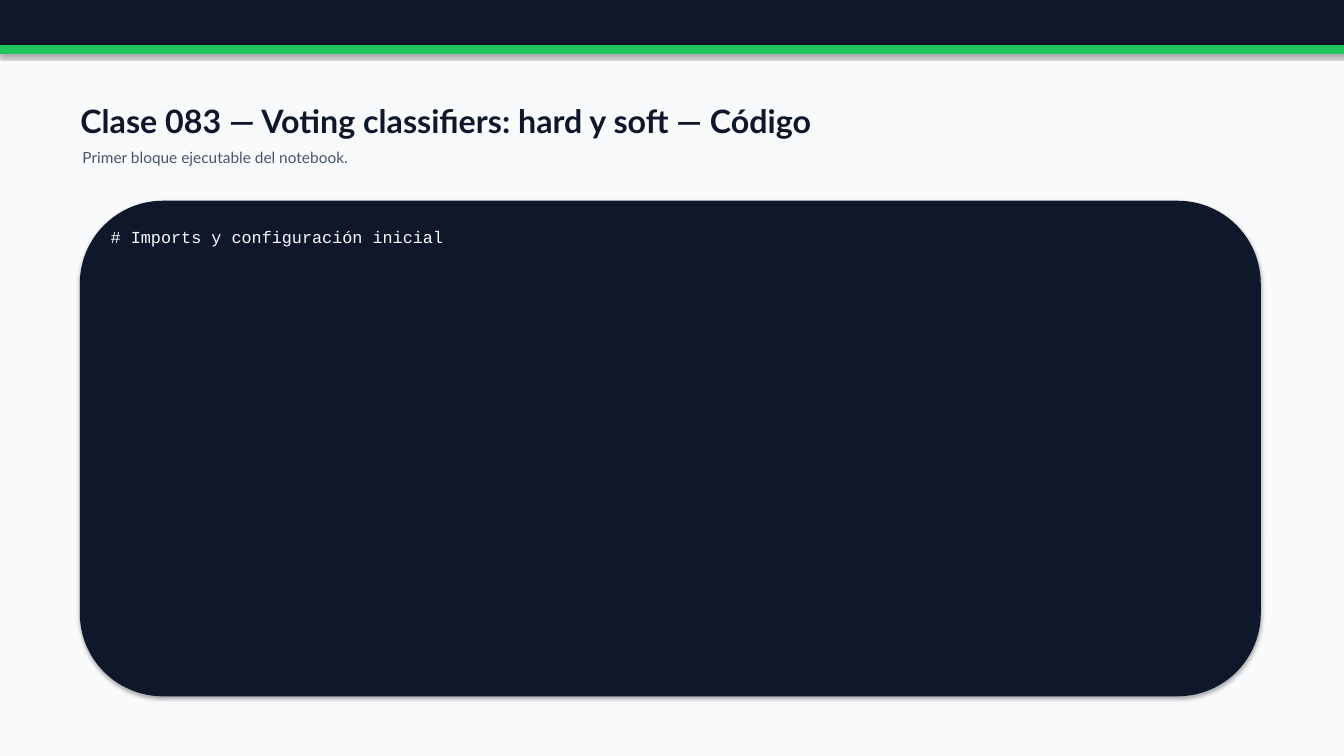
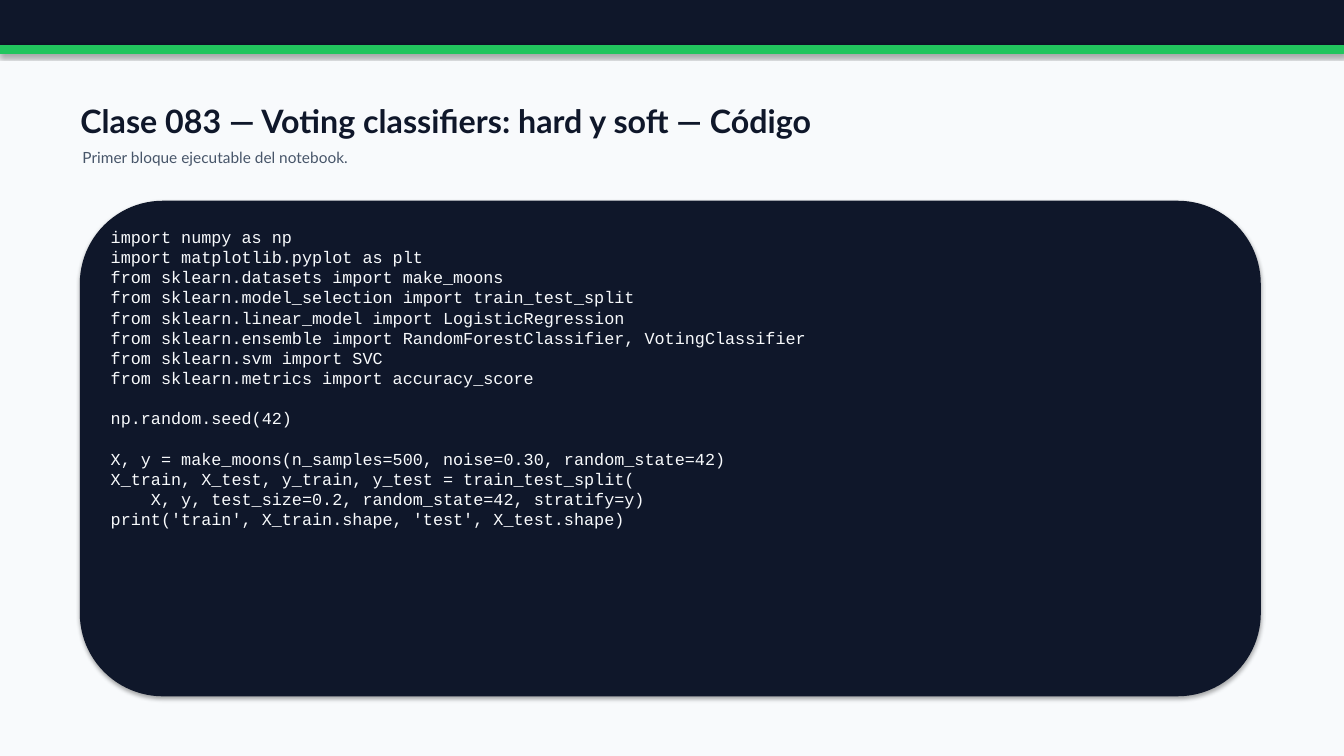
Before and after one commit to vladimiracunadev-create/python-data-science-bootcamp, a slide deck: slide 174 of docs/presentaciones/parts/parte-1-machine-learning-clasico-completa.pptx. Drawn at 1344x756 pixels with LibreOffice and Linux fonts; fonts in the diff are those of the drawing. Boxes give left, top, right and bottom in pixels: in the first picture for what was removed or moved away, otherwise in the second. Text is boxed around its words. In the diff, an @@ line names an element or a change of style, - is before the commit and + after.

```diff
--- a/docs/presentaciones/parts/parte-1-machine-learning-clasico-completa.pptx
+++ b/docs/presentaciones/parts/parte-1-machine-learning-clasico-completa.pptx
@@ text at box(111, 231, 806, 529): text changed @@
-# Imports y configuración inicial
+import numpy as np
+import matplotlib.pyplot as plt
+from sklearn.datasets import make_moons
+from sklearn.model_selection import train_test_split
+from sklearn.linear_model import LogisticRegression
+from sklearn.ensemble import RandomForestClassifier, VotingClassifier
+from sklearn.svm import SVC
+from sklearn.metrics import accuracy_score
+np.random.seed(42)
+X, y = make_moons(n_samples=500, noise=0.30, random_state=42)
+X_train, X_test, y_train, y_test = train_test_split(
+X, y, test_size=0.2, random_state=42, stratify=y)
+print('train', X_train.shape, 'test', X_test.shape)
```
Also in this commit, not shown: 42 other slides changed, 19 other files.
